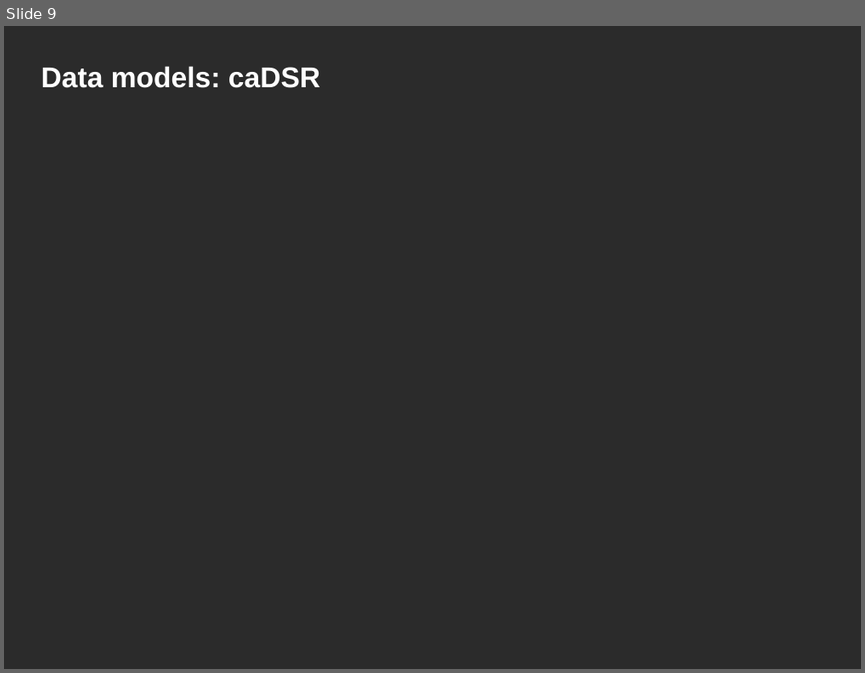
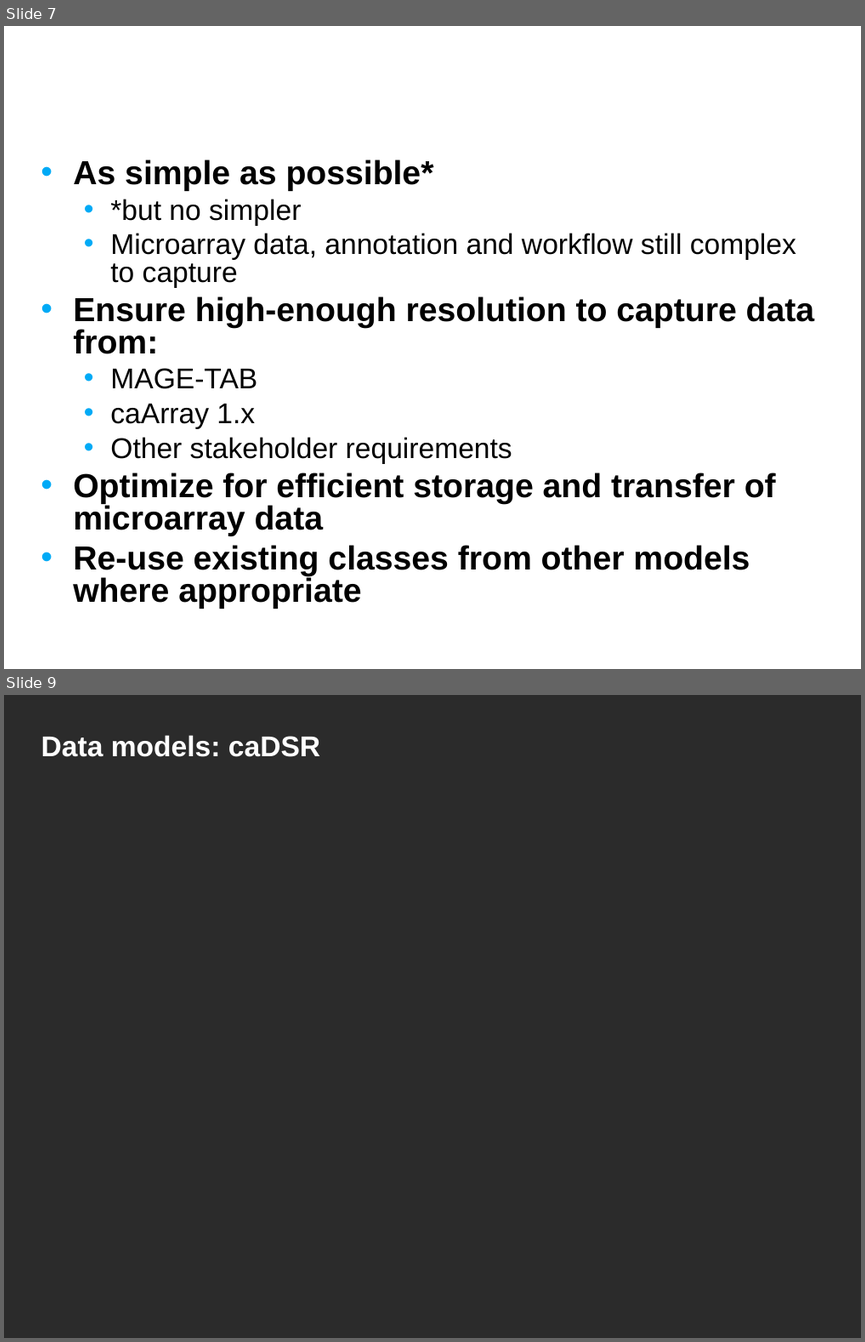
Before and after one commit to NCIP/caarray-docs, a slide deck: implementation/caarray_silver_compatibility_review/01. caarray_silver_compat_kickoff_Feb_2008.ppt. Shown one above the other, each under a label of ours: slide 9 before the commit, slides 7 and 9 after it; the slides between them are not shown. The pictures are 865x673 and 865x1342 pixels, drawn with LibreOffice and Linux fonts; fonts in the diff are those of the drawing; background and template pictures are left out; a plain dark background stands for a picture behind light text. Boxes give left, top, right and bottom in pixels: in the first picture for what was removed or moved away, otherwise in the second. Text is boxed around its words. In the diff, an @@ line names an element or a change of style, - is before the commit and + after.

```diff
--- a/implementation/caarray_silver_compatibility_review/01. caarray_silver_compat_kickoff_Feb_2008.ppt
+++ b/implementation/caarray_silver_compatibility_review/01. caarray_silver_compat_kickoff_Feb_2008.ppt
@@ slide 7 added at (x1=4, y1=26, x2=861, y2=669), background picture (left out) @@
@@ title added at (x1=32, y1=26, x2=675, y2=126), 24 pt, text #FFFFFF, bold @@
+Domain Model: Overall Approach
@@ text added at (x1=73, y1=159, x2=815, y2=608), 28 pt, text #000000, bold @@
+• As simple as possible*
+  • *but no simpler
+  • Microarray data, annotation and workflow still complex to capture
+• Ensure high-enough resolution to capture data from:
+  • MAGE-TAB
+  • caArray 1.x
+  • Other stakeholder requirements
+• Optimize for efficient storage and transfer of microarray data
+• Re-use existing classes from other models where appropriate
```
Also in this commit, not shown: 6 slides changed, 1 other slide added, 2 slides removed.
